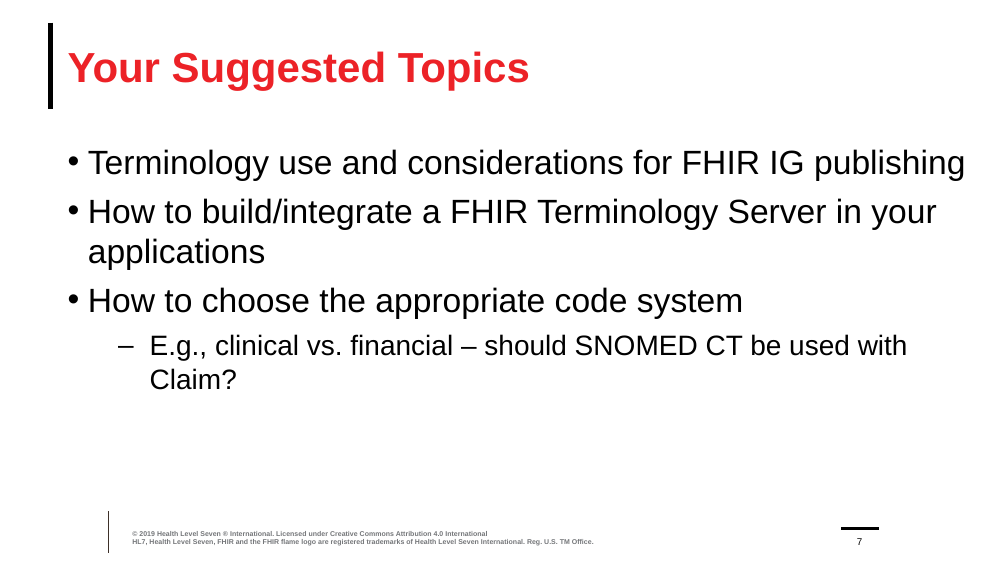
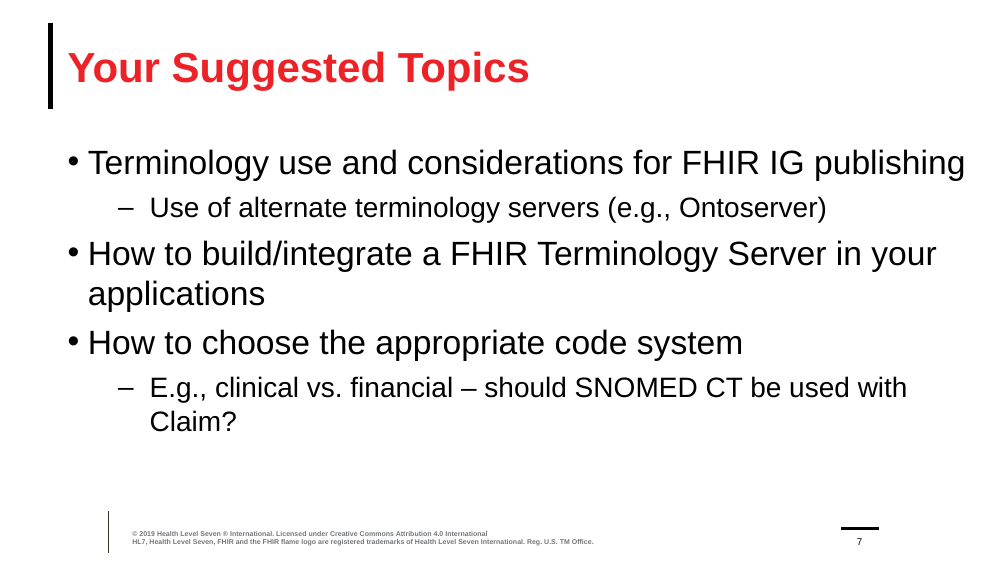
Before and after one commit to FHIR/documents, a slide deck: slide 7 of presentations/2024-04 Webinars/FHIR-Terminology-Part-2-2024-04-24.pptx. Drawn at 1008x567 pixels with LibreOffice and Linux fonts; fonts in the diff are those of the drawing; background and template pictures are left out. Boxes give left, top, right and bottom in pixels: in the first picture for what was removed or moved away, otherwise in the second. Text is boxed around its words. In the diff, an @@ line names an element or a change of style, - is before the commit and + after.

```diff
--- a/presentations/2024-04 Webinars/FHIR-Terminology-Part-2-2024-04-24.pptx
+++ b/presentations/2024-04 Webinars/FHIR-Terminology-Part-2-2024-04-24.pptx
@@ text at (150,196,827,223): paragraph added @@
+  – Use of alternate terminology servers (e.g., Ontoserver)
```
Also in this commit, not shown: 19 other slides changed.
